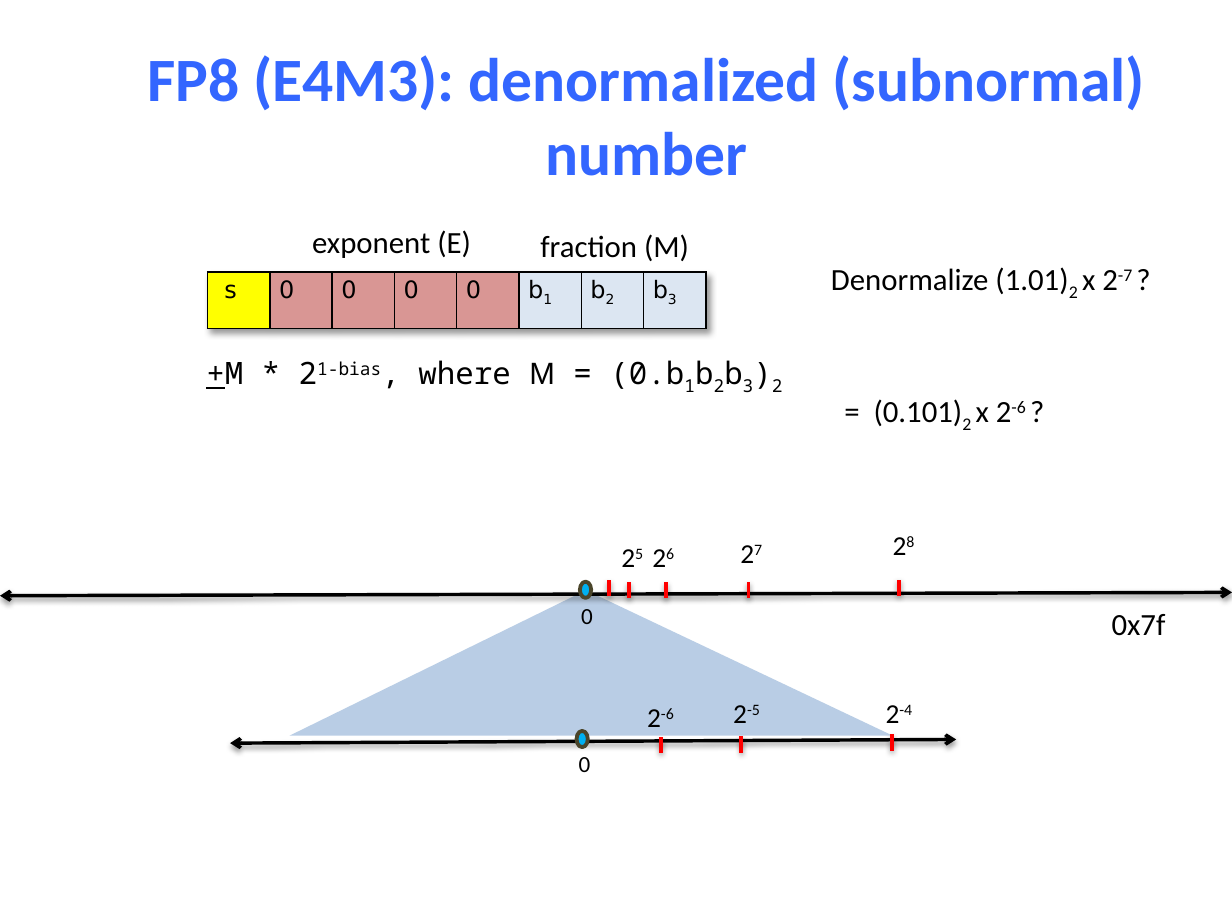
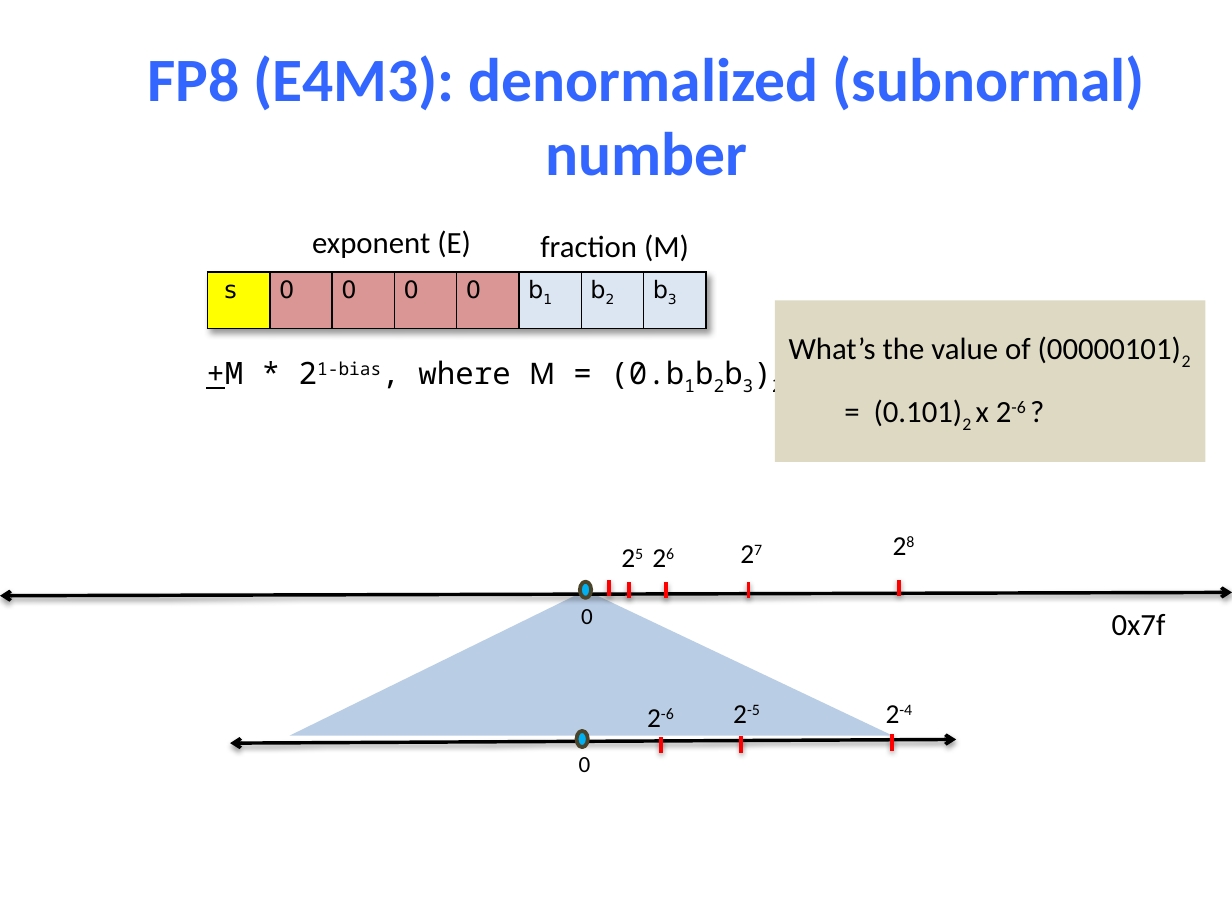
Before and after one commit to NYU-CSO/nyu-cso.github.io, a slide deck: slide 23 of notes/03-floats.pptx (slide 21 before the commit). Drawn at 1232x924 pixels with LibreOffice and Linux fonts; fonts in the diff are those of the drawing. Boxes give left, top, right and bottom in pixels: in the first picture for what was removed or moved away, otherwise in the second. Text is boxed around its words. In the diff, an @@ line names an element or a change of style, - is before the commit and + after.

```diff
--- a/notes/03-floats.pptx
+++ b/notes/03-floats.pptx
@@ rectangle added at (x1=775, y1=301, x2=1205, y2=462), fill #DDD9C3 @@
@@ text at (x1=789, y1=336, x2=1191, y2=367): text changed @@
-Denormalize (1.01)2 x 2-7 ?
+What’s the value of (00000101)2
```
Also in this commit, not shown: 14 other slides changed, 2 slides added, 1 other file.
